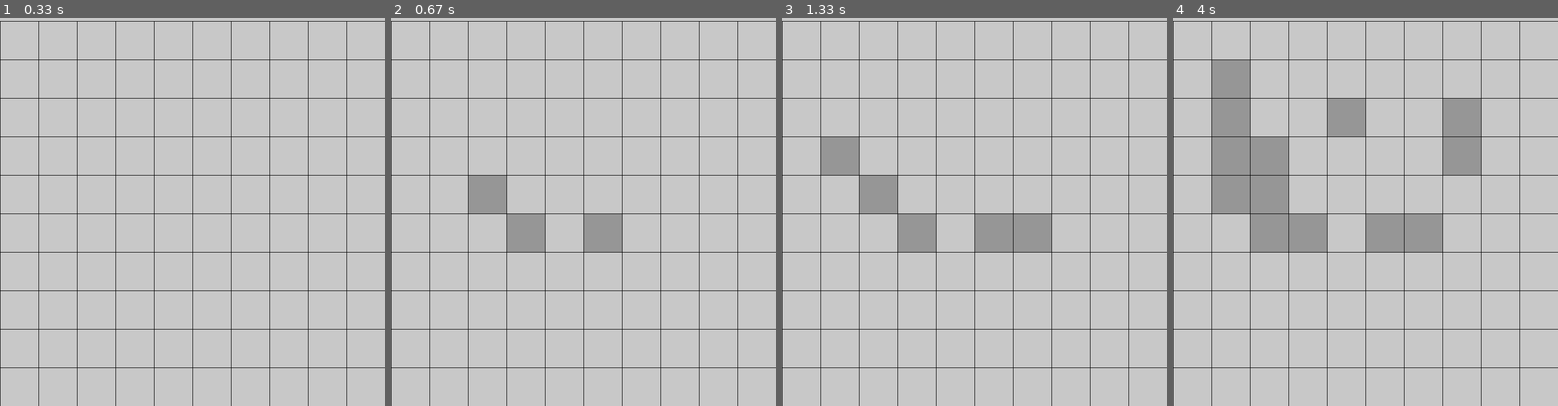
Above: before the commit, frames 1-4 (left to right).
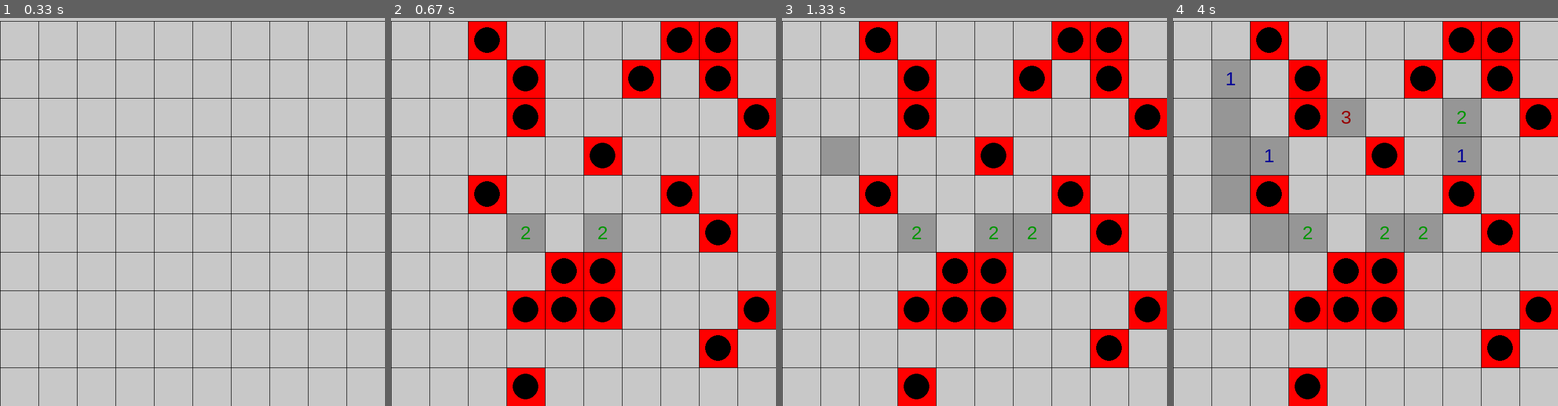
Above: after the commit, the same moments.

Repository: chenxk619/test
Game: pygame game, started from minesweeper.py
Same seed, same stepped clock (60 frames per second), same inputs: the game is played once before the commit and once after it.
Inputs (mouse positions are in pixels of both pictures, inside the frame that each line leads up to):
- Up to frame 1 (0.33 s): no input
- Up to frame 2 (0.67 s): press the mouse at (587, 231) at 0.37 s; move the mouse to (537, 219) at 0.47 s; release the mouse at (491, 208) at 0.6 s
- Up to frame 3 (1.33 s): click (855, 142) at 0.72 s; click (1020, 239) at 1.05 s
- Up to frame 4 (4 s): click (1226, 192) at 1.38 s; click (1353, 134) at 1.72 s; click (1442, 173) at 2.05 s; click (1219, 115) at 2.38 s; click (1446, 130) at 2.72 s; click (1250, 68) at 3.05 s; click (1257, 246) at 3.38 s; click (1280, 169) at 3.72 s

Frame 1 is identical in both runs. In frame 2, 19% of the frame differs, in the area x 20-100%, y 0-100%; in frame 3, 19%; in frame 4, 20%, in the area x 13-100%, y 0-100%.

Commit message:
Update minesweeper.py

Diff:
--- a/minesweeper.py
+++ b/minesweeper.py
@@ -28,7 +28,7 @@
 		self.pos = pos
 
 
-def render_digits(node, visited_colour):
+def render_digits(node, visited_colour, board, displacement):
 
 	# For visited nodes, the colour of their number, in order of increasing flags will be : NIL(0), blue, green, red,
 	# dark blue, dark red(5), cyan, black, grey
@@ -44,14 +44,16 @@
 	colour_lst = [blue, green, red, dark_blue, dark_red, cyan, black, grey]
 
 	#create a font and render text on it
-	font = pygame.font.SysFont('arial', 10)
+	font = pygame.font.SysFont('arial', board.multiplier // 2)
 	text = font.render('{}'.format(node.flags), True, colour_lst[node.flags - 1], (visited_colour, visited_colour, visited_colour))
 	#Create the text box
 	textRect = text.get_rect()
-	textRect.center = node.pos
+	textRect.center = (node.pos[0] * board.multiplier + board.multiplier // 2, node.pos[1] * board.multiplier + board.multiplier // 2 + displacement)
+
+	return text, textRect
 
 
-def update(screen, board, displacement):
+def update(screen, board, displacement, bomb_list, dead):
 	screen_colour = 200
 
 	screen.fill((screen_colour, screen_colour, screen_colour))
@@ -70,7 +72,17 @@
 		pygame.draw.rect(screen, (visited_colour, visited_colour, visited_colour), (node.pos[0] * board.multiplier + 1,
 		node.pos[1] * board.multiplier + 1 + displacement, board.multiplier - 1, board.multiplier - 1))
 		if node.flags > 0:
-			render_digits(node ,visited_colour)
+			text, textRect = render_digits(node ,visited_colour, board, displacement)
+			screen.blit(text, textRect)
+
+	if dead == True:
+		for node in bomb_list:
+			pygame.draw.rect(screen, (255, 0, 0),(node[0] * board.multiplier + 1,
+			node[1] * board.multiplier + 1 + displacement, board.multiplier - 1,board.multiplier - 1))
+
+			pygame.draw.circle(screen, (0, 0, 0), (node[0] * board.multiplier + board.multiplier // 2,
+			node[1] * board.multiplier + board.multiplier // 2 + displacement), board.multiplier // 3)
+
 	pygame.display.update()
 
 
@@ -92,7 +104,7 @@
 				for k in board.unvisited:
 					temp = target_node.pos
 					temp = [temp[0] + i, temp[1] + j]
-					if k.pos == temp and k.flagged:
+					if [k.pos[0], k.pos[1]] == temp and k.bomb:
 						flags += 1
 
 
@@ -104,8 +116,9 @@
 
 def game(screen, width, displacement):
 	#The board size should be changed by the difficultly
-	board = Board(10, 10, width)
+	board = Board(10, 20, width)
 	start = True
+	dead = False
 	bomb_list = []
 
 	#loops through the vertical and horizontal length of board, then initializes each coordinate as a grid, then append
@@ -117,13 +130,13 @@
 
 
 	#Set a few grids to contain bombs
-	while len(bomb_list) != len((board.content * board.content) // board.bomb_perc):
-		x = random.randint(0, len(board.content - 1))
-		y = random.randint(0, len(board.content - 1))
+	while len(bomb_list) != (board.grid * board.grid) * board.bomb_perc//100 :
+		x = random.randint(0, board.grid - 1)
+		y = random.randint(0, board.grid - 1)
 		if [x,y] not in bomb_list:
 			bomb_list.append([x,y])
 
-
+	print(len(bomb_list))
 	for node in board.unvisited:
 		if [node.pos[0], node.pos[1]] in bomb_list:
 			node.bomb = True
@@ -140,14 +153,14 @@
 
 			#Check if u go KA-BOOOM
 			if mouse_pos in bomb_list:
-				start = False
+				dead = True
 
 			for node in board.unvisited:
 				#This is needed as mouse_pos is a list, but node.pos is a tuple
 				if mouse_pos[0] == node.pos[0] and mouse_pos[1] == node.pos[1]:
 					explore(board, mouse_pos)
 
-		update(screen, board, displacement)
+		update(screen, board, displacement, bomb_list, dead)
 
 
 
